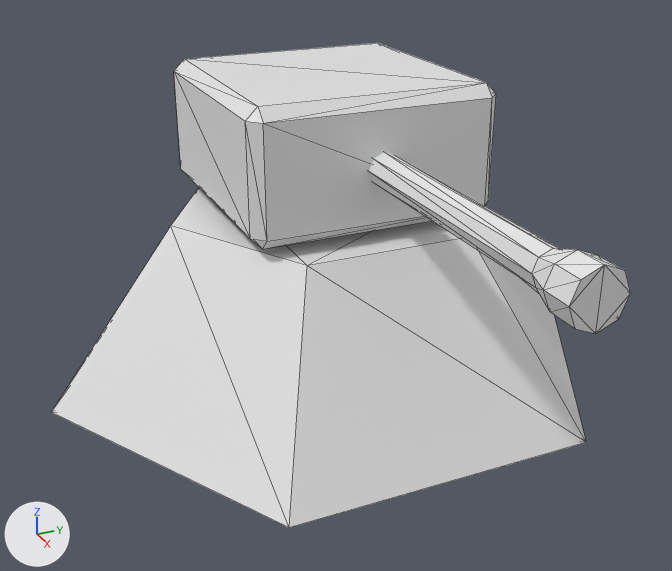
Before and after pictures for a commit that changed the glTF model assets/models/heavy_turret.glb.
One viewpoint serves both versions: a camera (50 mm lens) standing at (2.78, -1.22, 1.67) and looking at (0.28, -0.1, 0.42). The lights are fixed; the arrows at lower left show +X, +Y and +Z. The older version comes first. Mesh edges are drawn as thin lines. Vertices at exactly the same position are counted once.

Names of what the first picture shows: 'base', 'gun'.
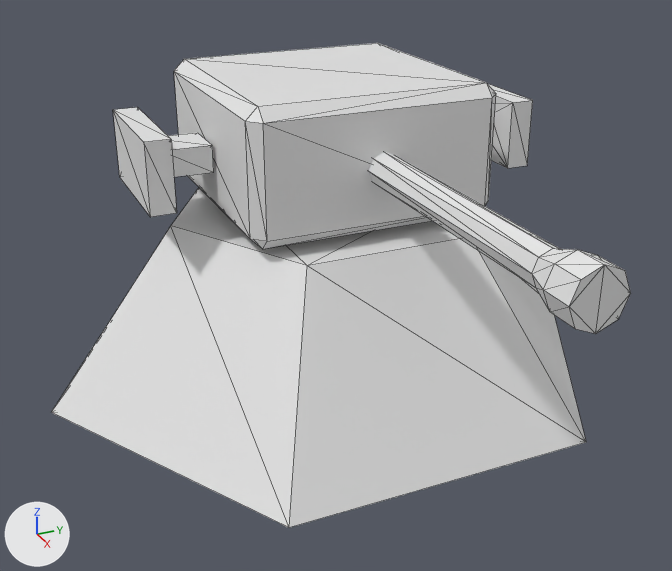
The change, as a list of edits to the scene's bpy script:
```text
Change me_cube_001:
    used by ob_gun; location = (0.0, 0.0, -0.188)
    remove me_cube_001.from_pydata(...)  # 56 vertices, 104 faces; spans x -0.42..1.4, y -0.41..0.41, z 0.82..1.24
    add me_cube_001.from_pydata(...)  # 88 vertices, 160 faces; spans x -0.42..1.4, y -0.66..0.66, z 0.82..1.24
    me_cube_001 part 1: a new loose piece of 16 vertices spanning x -0.23..0.19, y -0.66..-0.42, z 0.9..1.13
    me_cube_001 part 2: a new loose piece of 16 vertices spanning x -0.2..0.22, y 0.42..0.66, z 0.9..1.13
```

Location of each change, (x1, y1, x2, y2) in pixels of the pictures (672 x 571 px):
'gun', reshaped (13% wider)
    before: (174, 43, 631, 334)
    after: (113, 43, 631, 334)
part 1 of me_cube_001, added
    after: (113, 107, 214, 217)
part 2 of me_cube_001, added
    after: (488, 84, 533, 168)
